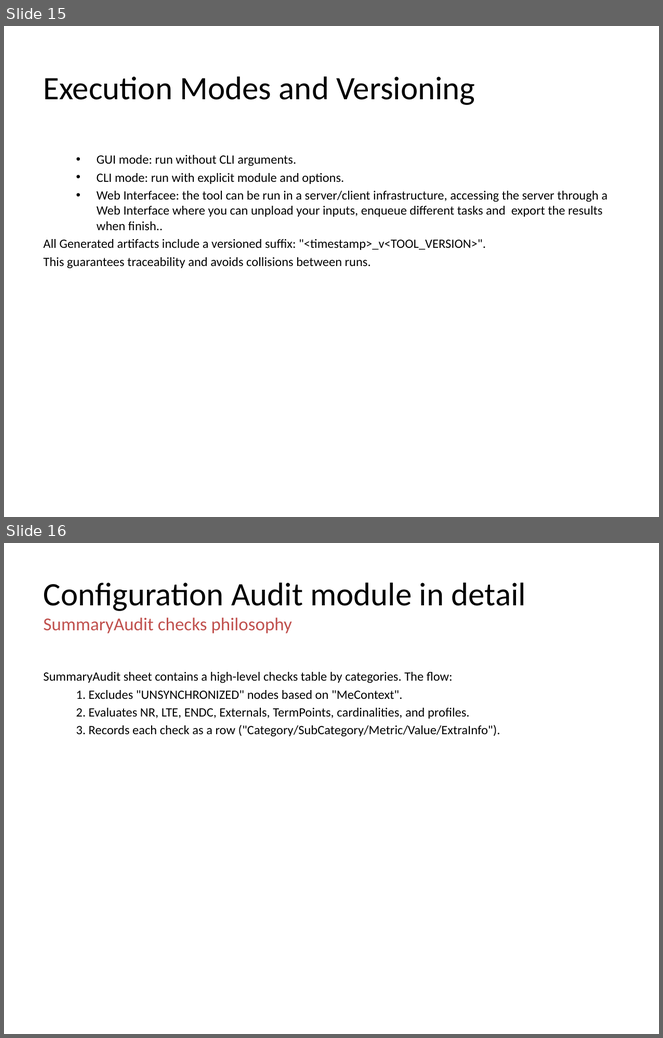
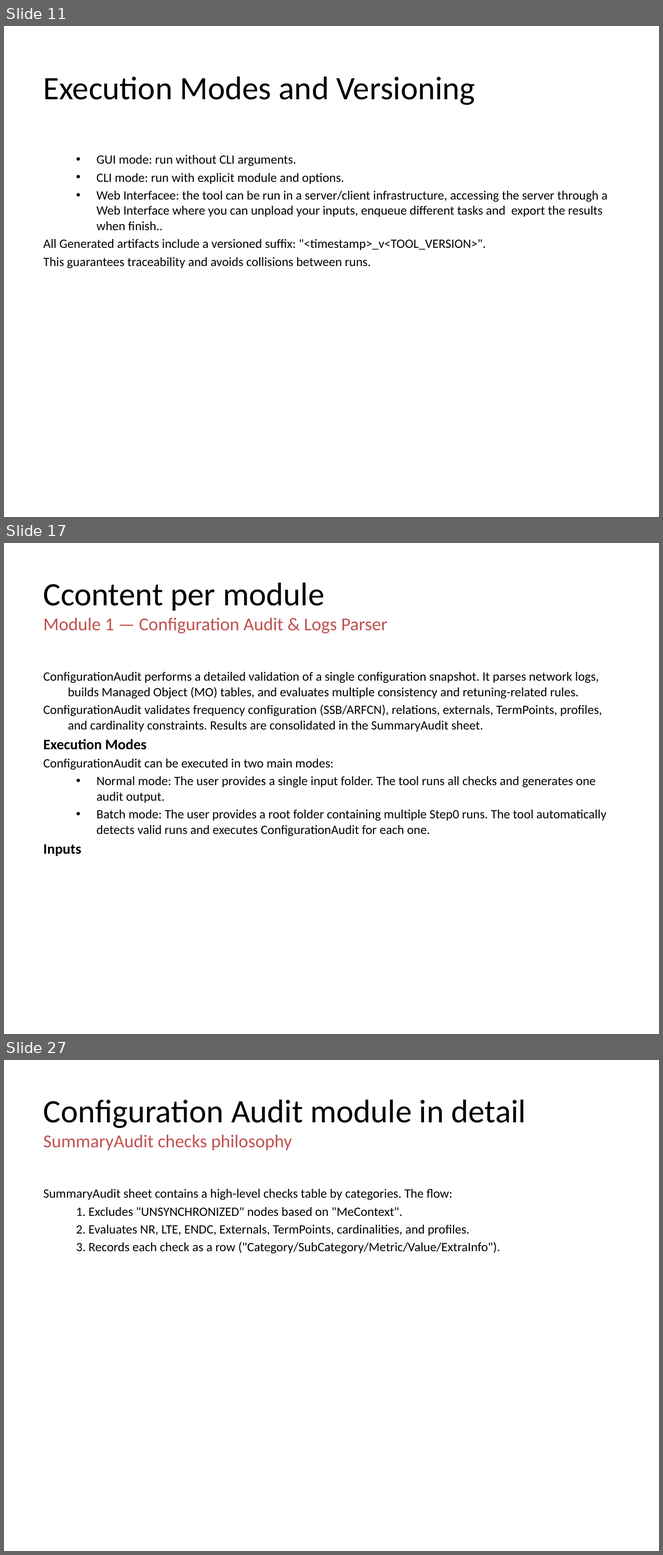
Before and after one commit to jaimetur/SSB_RetuningAutomations, a slide deck: help/User-Guide-SSB-Retuning-Automations-v0.7.4.pptx. Shown one above the other, each under a label of ours: slides 15 and 16 before the commit, slides 11, 17 and 27 after it; the slides between them are not shown. The pictures are 663x1038 and 663x1555 pixels, drawn with LibreOffice and Linux fonts; fonts in the diff are those of the drawing; background and template pictures are left out. Boxes give left, top, right and bottom in pixels: in the first picture for what was removed or moved away, otherwise in the second. Text is boxed around its words. In the diff, an @@ line names an element or a change of style, - is before the commit and + after.

Commit message:
- Updated Technical User Guide to include Naming Convention for Inputs

```diff
--- a/help/User-Guide-SSB-Retuning-Automations-v0.7.4.pptx
+++ b/help/User-Guide-SSB-Retuning-Automations-v0.7.4.pptx
@@ slide 17 added at bbox=[4, 543, 659, 1034], background #FFFFFF @@
@@ title added at bbox=[44, 583, 388, 633], 20 pt, text #C0504D @@
+Ccontent per module
+Module 1 — Configuration Audit & Logs Parser
@@ text added at bbox=[44, 672, 607, 857], 14 pt, text #000000 @@
+ConfigurationAudit performs a detailed validation of a single configuration snapshot. It parses network logs, builds Managed Object (MO) tables, and evaluates multiple consistency and retuning-related rules.
+ConfigurationAudit validates frequency configuration (SSB/ARFCN), relations, externals, TermPoints, profiles, and cardinality constraints. Results are consolidated in the SummaryAudit sheet.
+Execution Modes
+ConfigurationAudit can be executed in two main modes:
+  • Normal mode: The user provides a single input folder. The tool runs all checks and generates one audit output.
+  • Batch mode: The user provides a root folder containing multiple Step0 runs. The tool automatically detects valid runs and executes ConfigurationAudit for each one.
+Inputs
@@ what was slide 15 is now slide 11 @@
@@ what was slide 16 is now slide 27 @@
```
Also in this commit, not shown: 10 slides changed, 10 other slides added, 4 other files.
